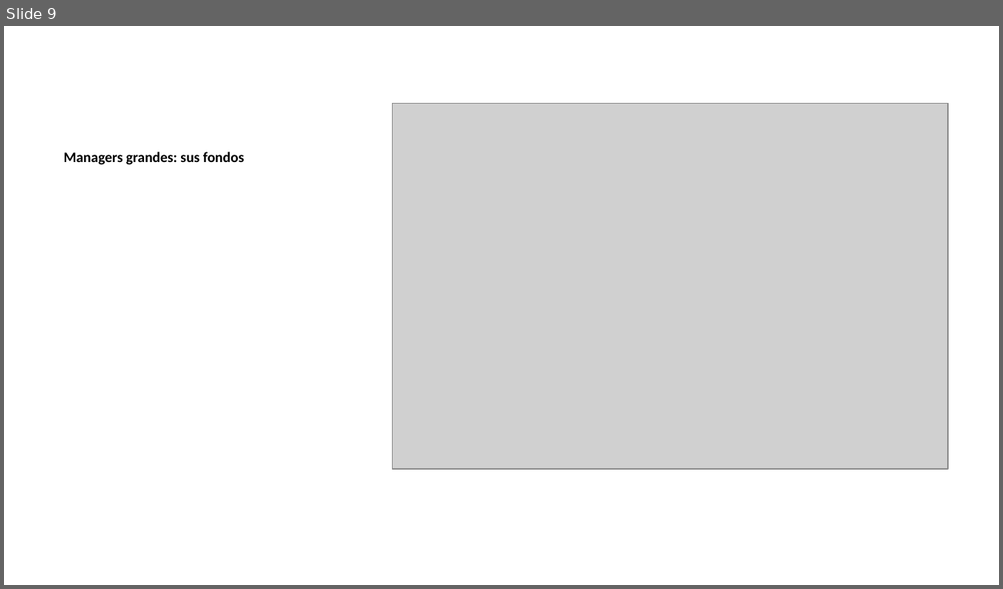
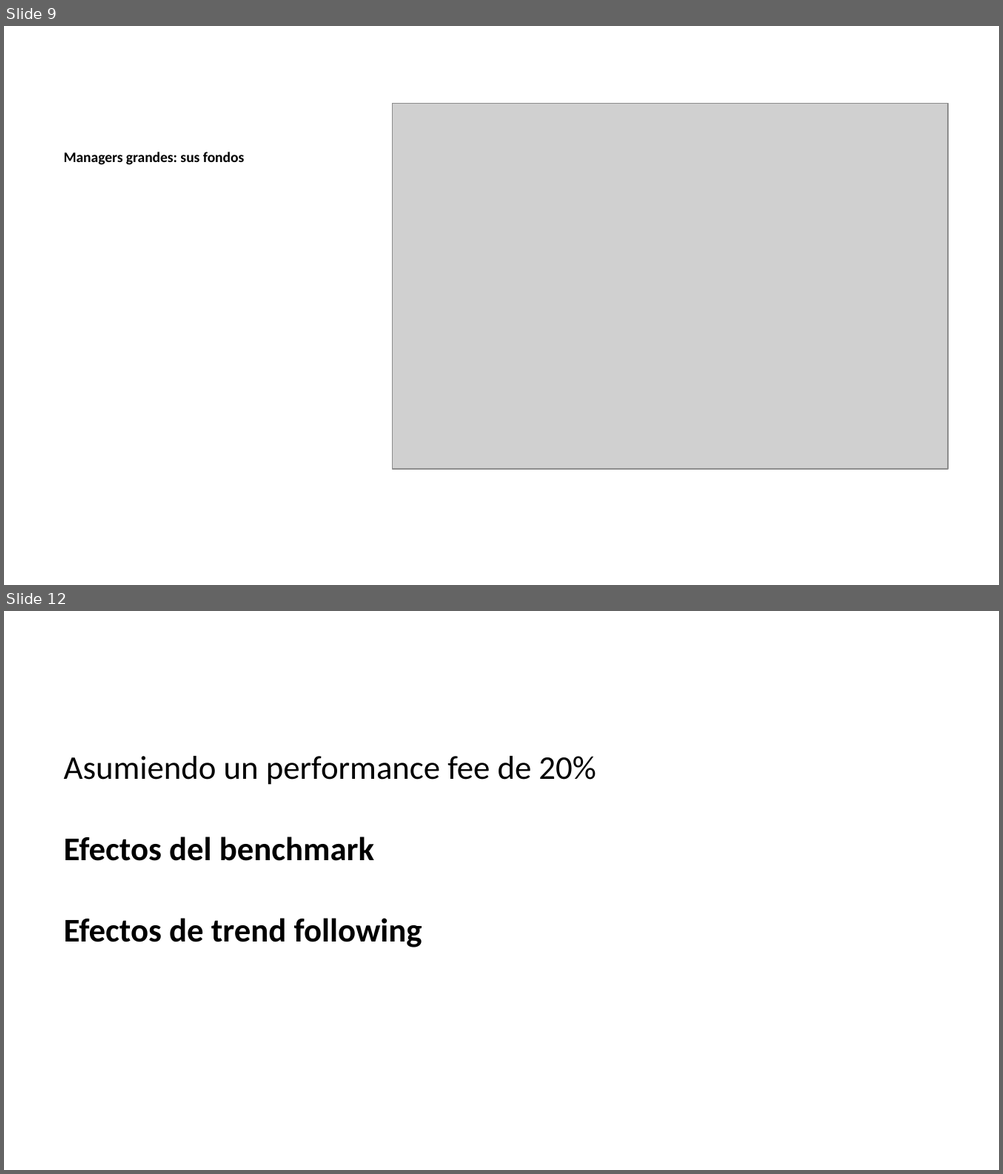
Before and after one commit to cordura21/Trading-bloque, a slide deck: presentations/powerpoint output.pptx. Shown one above the other, each under a label of ours: slide 9 before the commit, slides 9 and 12 after it; the slides between them are not shown. The pictures are 1003x589 and 1003x1174 pixels, drawn with LibreOffice and Linux fonts; fonts in the diff are those of the drawing; grey boxes stand for pictures. Boxes give left, top, right and bottom in pixels: in the first picture for what was removed or moved away, otherwise in the second. Text is boxed around its words. In the diff, an @@ line names an element or a change of style, - is before the commit and + after.

```diff
--- a/presentations/powerpoint output.pptx
+++ b/presentations/powerpoint output.pptx
@@ slide 12 added at (4,611,999,1170), background #FFFFFF @@
@@ text added at (64,756,595,948), 24 pt, text #000000, bold @@
+Asumiendo un performance fee de 20%
+Efectos del benchmark
+Efectos de trend following
```
Also in this commit, not shown: 7 other slides added, 1 slide removed, 3 other files.
